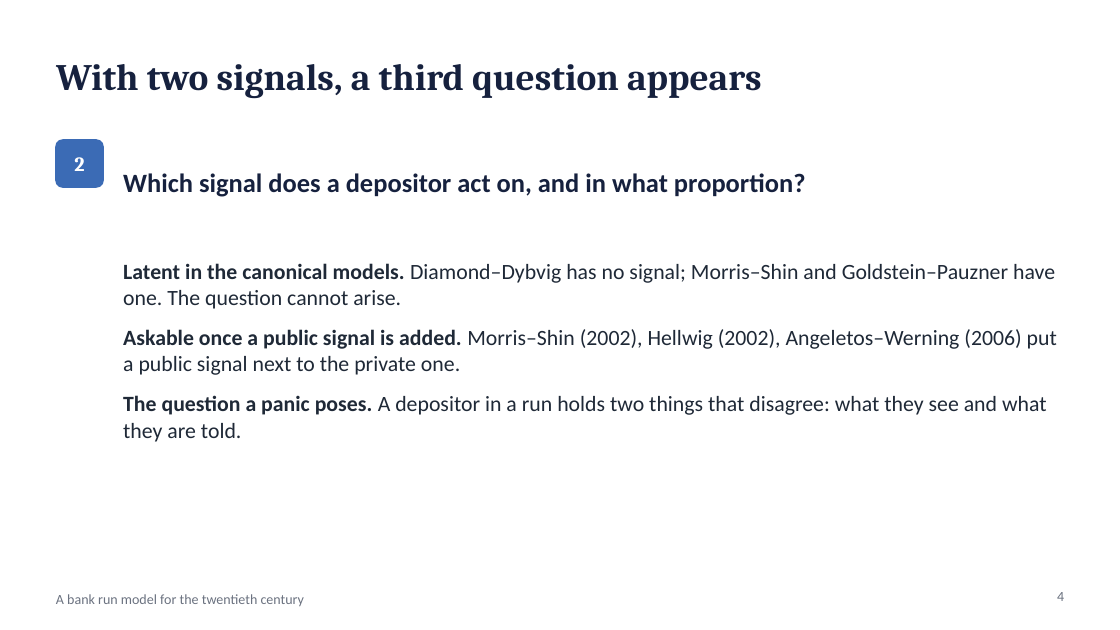
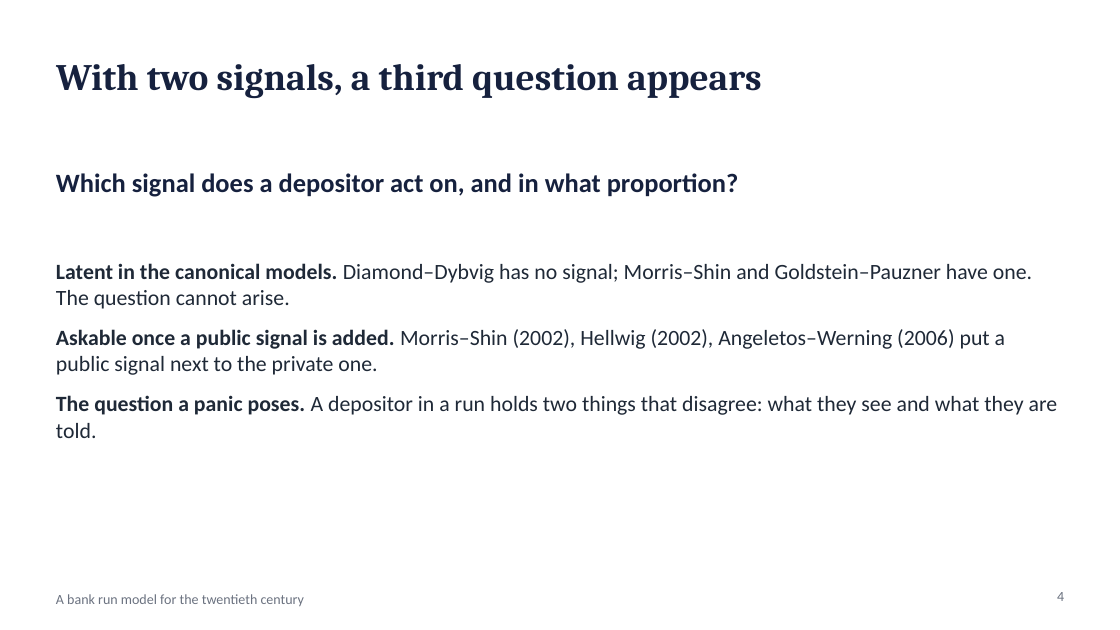
Before and after one commit to wlstover/BankRuns5, a slide deck: slide 4 of docs/deck_2026-10-26_seminar.pptx. Drawn at 1120x630 pixels with LibreOffice and Linux fonts; fonts in the diff are those of the drawing. Boxes give left, top, right and bottom in pixels: in the first picture for what was removed or moved away, otherwise in the second. Text is boxed around its words. In the diff, an @@ line names an element or a change of style, - is before the commit and + after.

```diff
--- a/docs/deck_2026-10-26_seminar.pptx
+++ b/docs/deck_2026-10-26_seminar.pptx
@@ text "Which signal does a depositor ...": place and size @@
-text "Which signal does a depositor ..." at [123,173,806,197]
+text "Which signal does a depositor ..." at [56,173,739,197]
@@ rounded rectangle removed at [56,140,103,187] @@
@@ text removed at [74,157,84,171] @@
-2
@@ text "Latent in the canonical models. ..." rewrapped from [123,263,1057,442] to [56,263,1058,438] @@
```
Also in this commit, not shown: 6 other slides changed, 2 other files.
